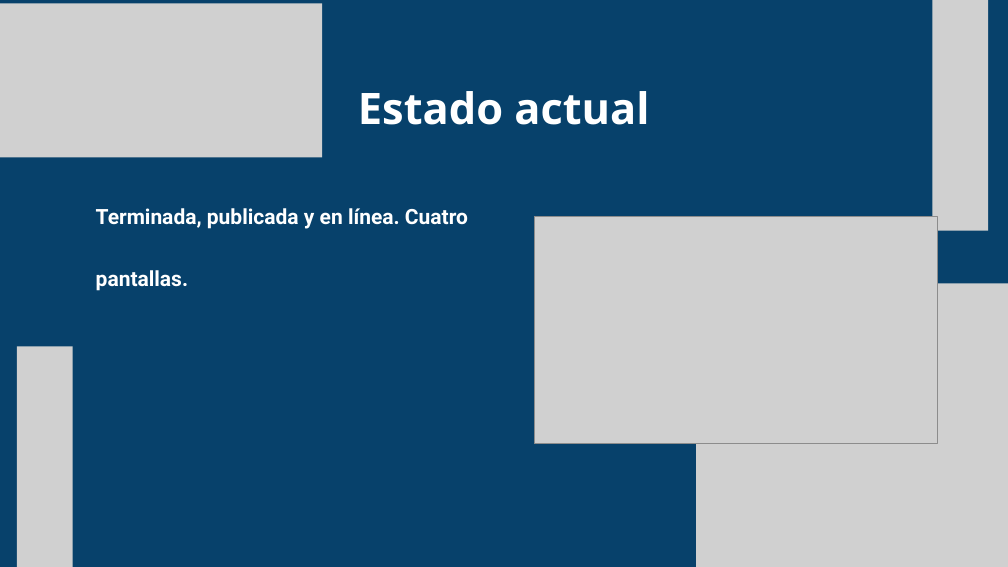
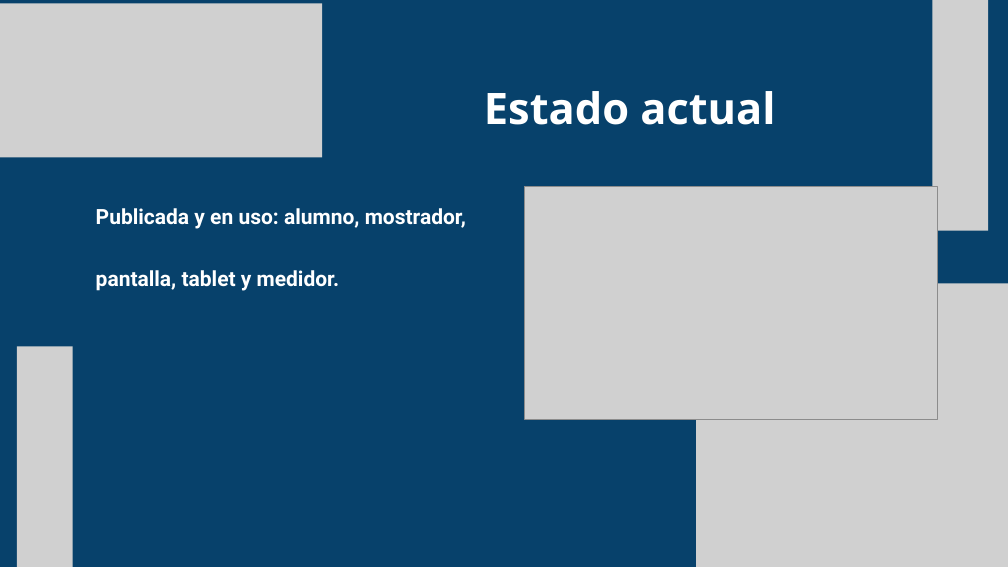
Before and after one commit to ejercitopalomazi9111-arch/mazi-central, a slide deck: slide 25 of fadori/presentacion/Fadori-STEAM.pptx (slide 19 before the commit). Drawn at 1008x567 pixels with LibreOffice and Linux fonts; fonts in the diff are those of the drawing; grey boxes stand for pictures. Boxes give left, top, right and bottom in pixels: in the first picture for what was removed or moved away, otherwise in the second. Text is boxed around its words. In the diff, an @@ line names an element or a change of style, - is before the commit and + after.

```diff
--- a/fadori/presentacion/Fadori-STEAM.pptx
+++ b/fadori/presentacion/Fadori-STEAM.pptx
@@ text "Estado actual" moved from (x1=358, y1=91, x2=649, y2=125) to (x1=484, y1=91, x2=775, y2=125) @@
@@ text at (x1=96, y1=208, x2=466, y2=291): text changed @@
-Terminada, publicada y en línea. Cuatro pantallas.
+Publicada y en uso: alumno, mostrador, pantalla, tablet y medidor.
@@ picture resized from (x1=534, y1=217, x2=937, y2=444) to (x1=524, y1=186, x2=937, y2=419) @@
```
Also in this commit, not shown: 4 other slides changed, 6 slides added, 21 other files.
